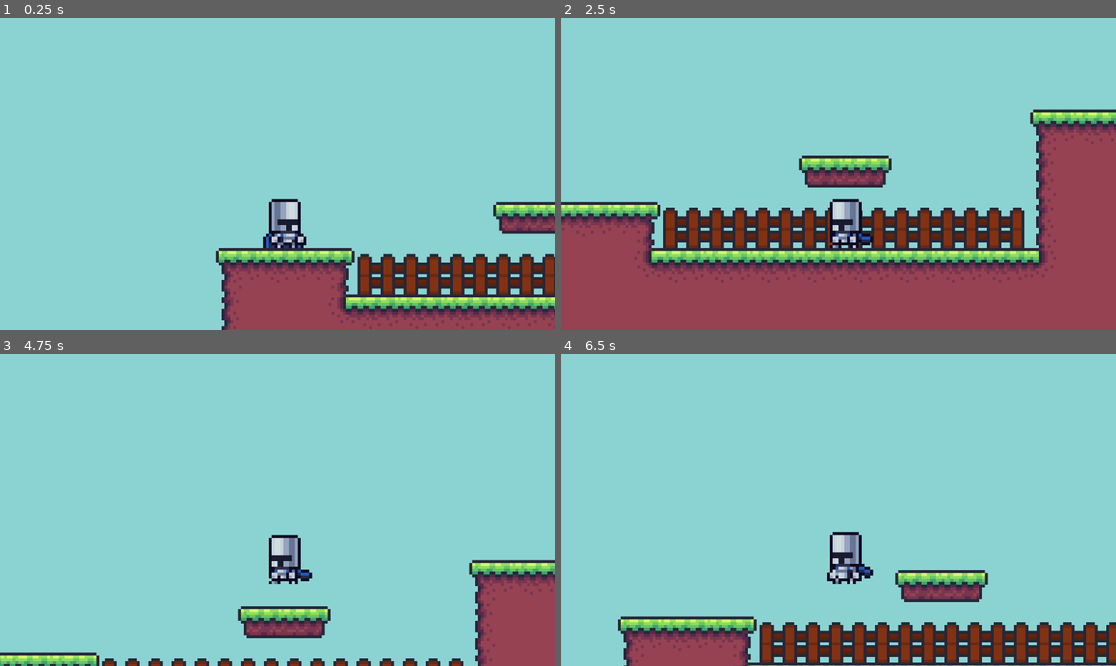
Above: before the commit, frames 1-4 (two rows, left to right).
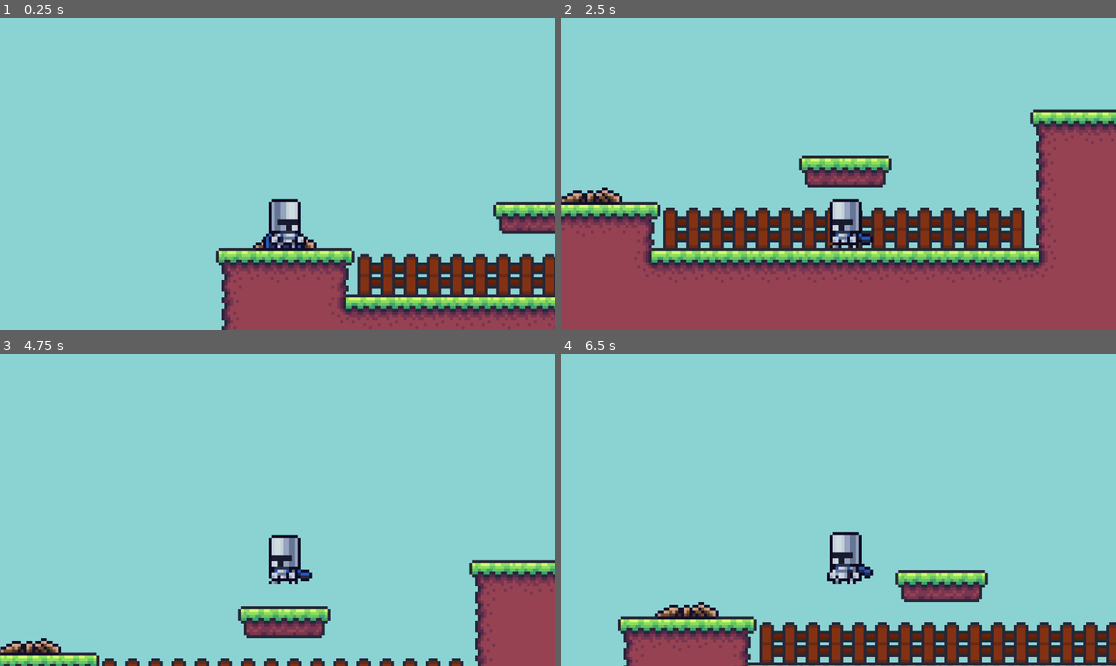
Above: after the commit, the same moments.

Repository: Deivid31/MetroidPixel
Game: Godot game, scene res://maps/test_map.tscn
The game is run twice, just before and just after one commit, with the same random seed, the same clock (stepped at 60 frames per second) and the same inputs.
Inputs (mouse positions are in pixels of both pictures, inside the frame that each line leads up to):
- Up to frame 1 (0.25 s): no input
- Up to frame 2 (2.5 s): tap Enter at 0.5 s; move the mouse to (960, 158) at 0.52 s; hold D (move_right) 0.53-2.03 s; click (960, 158) at 0.6 s; tap Space (jump) at 0.77, 1.52 s; move the mouse to (727, 189) at 1.27 s; click (727, 189) at 1.35 s; move the mouse to (894, 105) at 2.02 s; hold A (move_left) from 2.03 s (still down); click (894, 105) at 2.1 s
- Up to frame 3 (4.75 s): move the mouse to (249, 572) at 2.77 s; release A (move_left) at 2.78 s; hold D (move_right) 2.78-4.28 s; click (249, 572) at 2.85 s; tap Space (jump) at 3.02, 3.77, 4.52 s; move the mouse to (444, 556) at 3.52 s; click (444, 556) at 3.6 s; move the mouse to (111, 463) at 4.27 s; hold A (move_left) from 4.28 s (still down); click (111, 463) at 4.35 s
- Up to frame 4 (6.5 s): move the mouse to (866, 510) at 5.02 s; release A (move_left) at 5.03 s; hold D (move_right) 5.03-5.78 s; click (866, 510) at 5.1 s; move the mouse to (755, 432) at 5.77 s; hold A (move_left) from 5.78 s (still down); click (755, 432) at 5.85 s; tap Space (jump) at 6.02 s

The runs differ from the first frame. In frame 1, less than 0.1% of the frame differs, in the area x 45-58%, y 69-74%; in frame 2, 0.4%; in frame 3, 0.4%; in frame 4, 0.4%, in the area x 16-29%, y 79-85%.

Commit message:
Añadido sprite hoguera

Diff:
--- a/characters/warrior/warrior.tscn
+++ b/characters/warrior/warrior.tscn
@@ -44,6 +44,7 @@
 size = Vector2(10.6667, 16.8333)
 
 [node name="Warrior" type="CharacterBody2D"]
+z_index = 10
 scale = Vector2(6, 6)
 script = ExtResource("1_m0xix")
 metadata/_edit_vertical_guides_ = [-239.0]
--- /dev/null
+++ b/decorations/campfire/campfire.gd
@@ -0,0 +1,4 @@
+extends AnimatedSprite2D
+
+func _ready():
+	play("off")
--- /dev/null
+++ b/decorations/campfire/campfire.tscn
@@ -0,0 +1,59 @@
+[gd_scene load_steps=12 format=3 uid="uid://vx7vlkse1jk"]
+
+[ext_resource type="Texture2D" uid="uid://dmhfnsi17ngl1" path="res://decorations/campfire/campfire_off.png" id="1_7fir5"]
+[ext_resource type="Texture2D" uid="uid://c0woxxknd7hqy" path="res://decorations/campfire/campfire_0001.png" id="2_mxohx"]
+[ext_resource type="Texture2D" uid="uid://bwlef7lpcpa6t" path="res://decorations/campfire/campfire_0002.png" id="3_rjnx3"]
+[ext_resource type="Texture2D" uid="uid://d1qfq3dtuiw3m" path="res://decorations/campfire/campfire_0003.png" id="4_t66lc"]
+[ext_resource type="Texture2D" uid="uid://dgvy7fn5xw4o2" path="res://decorations/campfire/campfire_0004.png" id="5_8kae8"]
+[ext_resource type="Texture2D" uid="uid://bde4ckg011xm0" path="res://decorations/campfire/campfire_0005.png" id="6_og726"]
+[ext_resource type="Texture2D" uid="uid://cerlwediwqsfr" path="res://decorations/campfire/campfire_0006.png" id="7_yj62o"]
+[ext_resource type="Texture2D" uid="uid://ds4sofdm2sqr5" path="res://decorations/campfire/campfire_0007.png" id="8_pdewd"]
+[ext_resource type="Texture2D" uid="uid://dxg7rh0ssvb27" path="res://decorations/campfire/campfire_0008.png" id="9_8bshw"]
+[ext_resource type="Script" path="res://decorations/campfire/campfire.gd" id="10_ftsol"]
+
+[sub_resource type="SpriteFrames" id="SpriteFrames_d1pyo"]
+animations = [{
+"frames": [{
+"duration": 1.0,
+"texture": ExtResource("1_7fir5")
+}],
+"loop": false,
+"name": &"off",
+"speed": 0.0
+}, {
+"frames": [{
+"duration": 1.0,
+"texture": ExtResource("2_mxohx")
+}, {
+"duration": 1.0,
+"texture": ExtResource("3_rjnx3")
+}, {
+"duration": 1.0,
+"texture": ExtResource("4_t66lc")
+}, {
+"duration": 1.0,
+"texture": ExtResource("5_8kae8")
+}, {
+"duration": 1.0,
+"texture": ExtResource("6_og726")
+}, {
+"duration": 1.0,
+"texture": ExtResource("7_yj62o")
+}, {
+"duration": 1.0,
+"texture": ExtResource("8_pdewd")
+}, {
+"duration": 1.0,
+"texture": ExtResource("9_8bshw")
+}],
+"loop": true,
+"name": &"on",
+"speed": 8.0
+}]
+
+[node name="Campfire" type="AnimatedSprite2D"]
+z_index = 1
+scale = Vector2(6, 6)
+sprite_frames = SubResource("SpriteFrames_d1pyo")
+animation = &"off"
+script = ExtResource("10_ftsol")
--- a/maps/test_map.tscn
+++ b/maps/test_map.tscn
@@ -1,8 +1,9 @@
-[gd_scene load_steps=7 format=3 uid="uid://2384vxrh3t8q"]
+[gd_scene load_steps=8 format=3 uid="uid://2384vxrh3t8q"]
 
 [ext_resource type="Texture2D" uid="uid://bcjqbxob33lhq" path="res://tiles/decorations/fence/fence_pack.png" id="1_t7gtf"]
 [ext_resource type="PackedScene" uid="uid://blpaar276ow40" path="res://characters/warrior/warrior.tscn" id="2_c5mqx"]
 [ext_resource type="Texture2D" uid="uid://w4sl5d7p7u13" path="res://tiles/terrain/terrain_pack.png" id="2_yyn4x"]
+[ext_resource type="PackedScene" uid="uid://vx7vlkse1jk" path="res://decorations/campfire/campfire.tscn" id="4_vm7ba"]
 
 [sub_resource type="TileSetAtlasSource" id="TileSetAtlasSource_etls0"]
 texture = ExtResource("1_t7gtf")
@@ -148,6 +149,7 @@
 [node name="test_map" type="Node2D"]
 
 [node name="ColorRect" type="ColorRect" parent="."]
+z_index = -100
 offset_left = -1394.0
 offset_top = -863.0
 offset_right = 3425.0
@@ -163,3 +165,6 @@
 
 [node name="Warrior" parent="." instance=ExtResource("2_c5mqx")]
 position = Vector2(320, 521)
+
+[node name="Campfire" parent="." instance=ExtResource("4_vm7ba")]
+position = Vector2(335, 528)
Binary file added: decorations/campfire/campfire_0001.png
Not shown, added: decorations/campfire/campfire_0001.png.import
Binary file added: decorations/campfire/campfire_0002.png
Not shown, added: decorations/campfire/campfire_0002.png.import
Binary file added: decorations/campfire/campfire_0003.png
Not shown, added: decorations/campfire/campfire_0003.png.import
Binary file added: decorations/campfire/campfire_0004.png
Not shown, added: decorations/campfire/campfire_0004.png.import
Binary file added: decorations/campfire/campfire_0005.png
Not shown, added: decorations/campfire/campfire_0005.png.import
Binary file added: decorations/campfire/campfire_0006.png
Not shown, added: decorations/campfire/campfire_0006.png.import
(and 7 more such lines)
